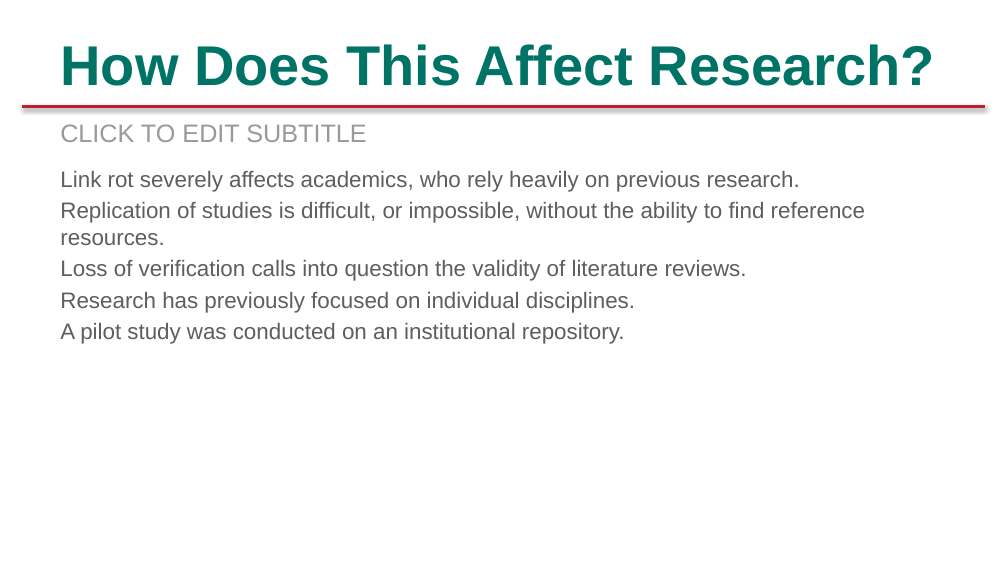
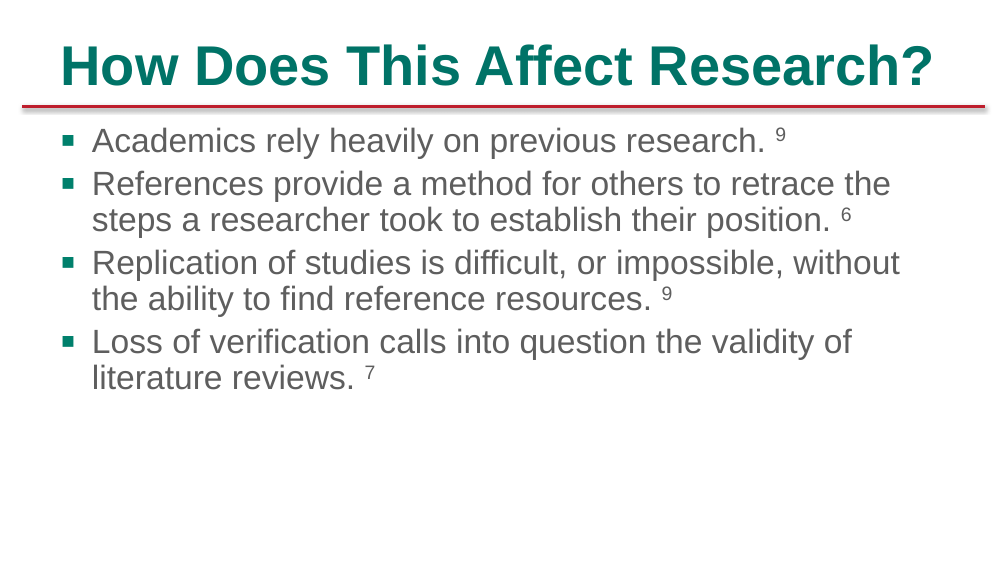
Before and after one commit to rottingresearch/rottingresearch, a slide deck: slide 6 of Presentations/ALA LibLearnX 2024/LibLearnX-2024-ALA.pptx. Drawn at 1008x567 pixels with LibreOffice and Linux fonts; fonts in the diff are those of the drawing; background and template pictures are left out. Boxes give left, top, right and bottom in pixels: in the first picture for what was removed or moved away, otherwise in the second. Text is boxed around its words. In the diff, an @@ line names an element or a change of style, - is before the commit and + after.

```diff
--- a/Presentations/ALA LibLearnX 2024/LibLearnX-2024-ALA.pptx
+++ b/Presentations/ALA LibLearnX 2024/LibLearnX-2024-ALA.pptx
@@ text removed at (x1=60, y1=124, x2=366, y2=142) @@
-CLICK TO EDIT SUBTITLE
@@ text at (x1=92, y1=127, x2=899, y2=390): text changed; size 16 to 24 pt @@
-Link rot severely affects academics, who rely heavily on previous research.
-Replication of studies is difficult, or impossible, without the ability to find reference resources.
-Loss of verification calls into question the validity of literature reviews.
-Research has previously focused on individual disciplines.
-A pilot study was conducted on an institutional repository.
+▪ Academics rely heavily on previous research. 9
+▪ References provide a method for others to retrace the steps a researcher took to establish their position. 6
+▪ Replication of studies is difficult, or impossible, without the ability to find reference resources. 9
+▪ Loss of verification calls into question the validity of literature reviews. 7
```
Also in this commit, not shown: 13 other slides changed, 4 slides added, 3 slides removed, 1 other file.
